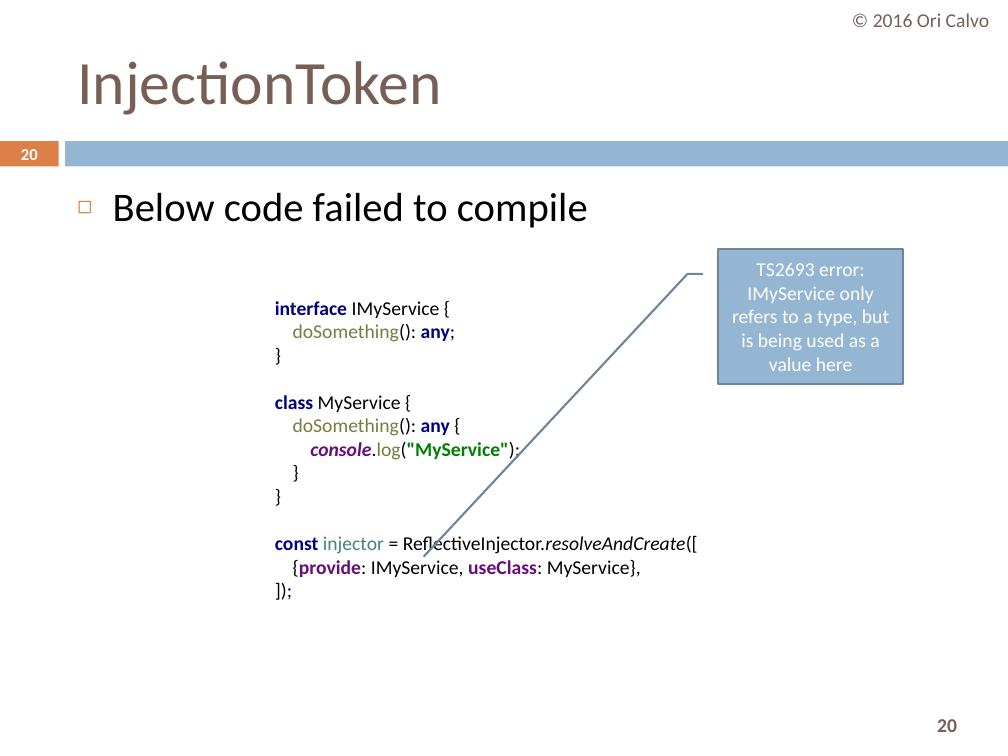
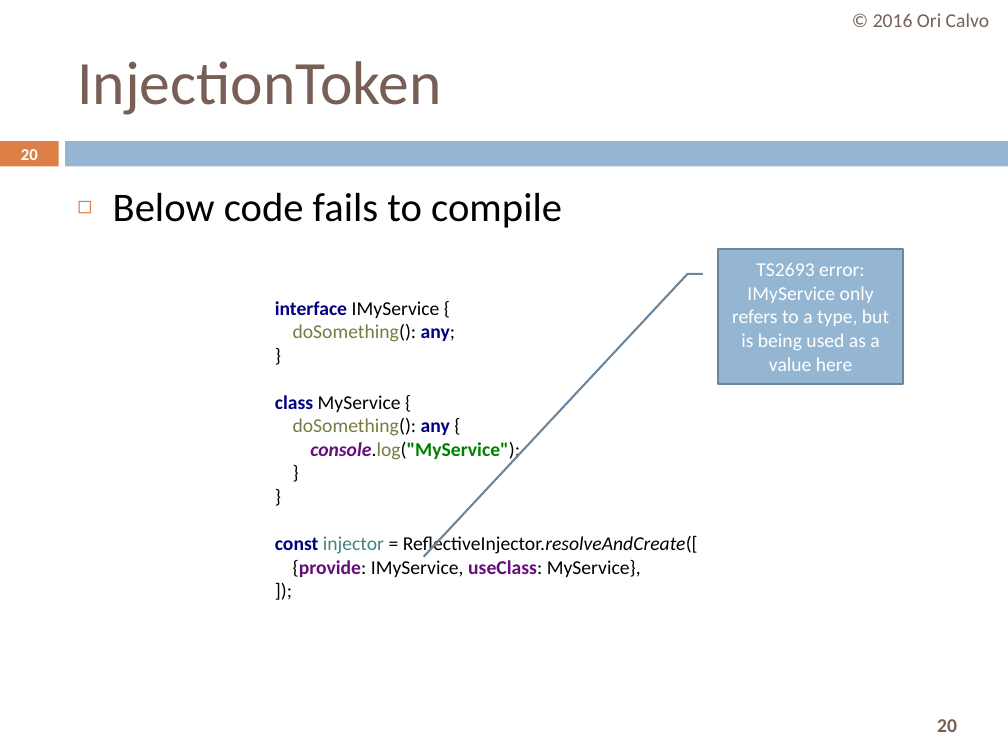
Before and after one commit to oricalvo/course-angular, a slide deck: slide 20 of PPTs/02 Dependency Injection.pptx. Drawn at 1008x756 pixels with LibreOffice and Linux fonts; fonts in the diff are those of the drawing. Boxes give left, top, right and bottom in pixels: in the first picture for what was removed or moved away, otherwise in the second. Text is boxed around its words. In the diff, an @@ line names an element or a change of style, - is before the commit and + after.

```diff
--- a/PPTs/02 Dependency Injection.pptx
+++ b/PPTs/02 Dependency Injection.pptx
@@ text at <box>113,192,562,228</box>: text changed @@
-◻ Below code failed to compile
+◻ Below code fails to compile
```
Also in this commit, not shown: 11 other slides changed, 5 other files.
